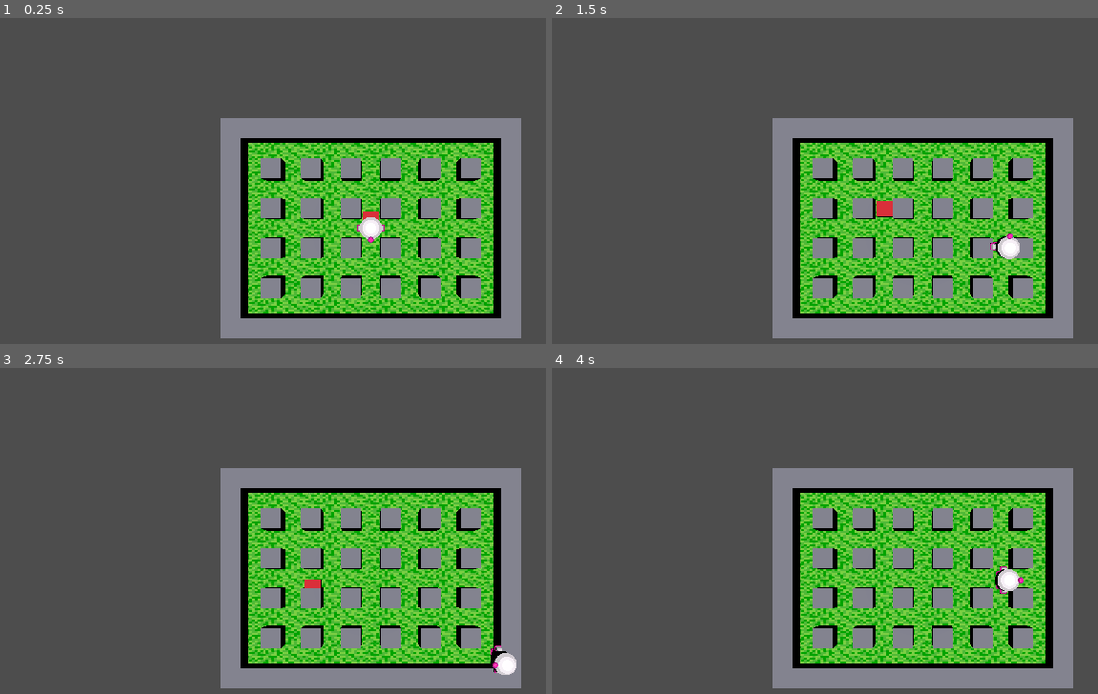
Above: before the commit, frames 1-4 (two rows, left to right).
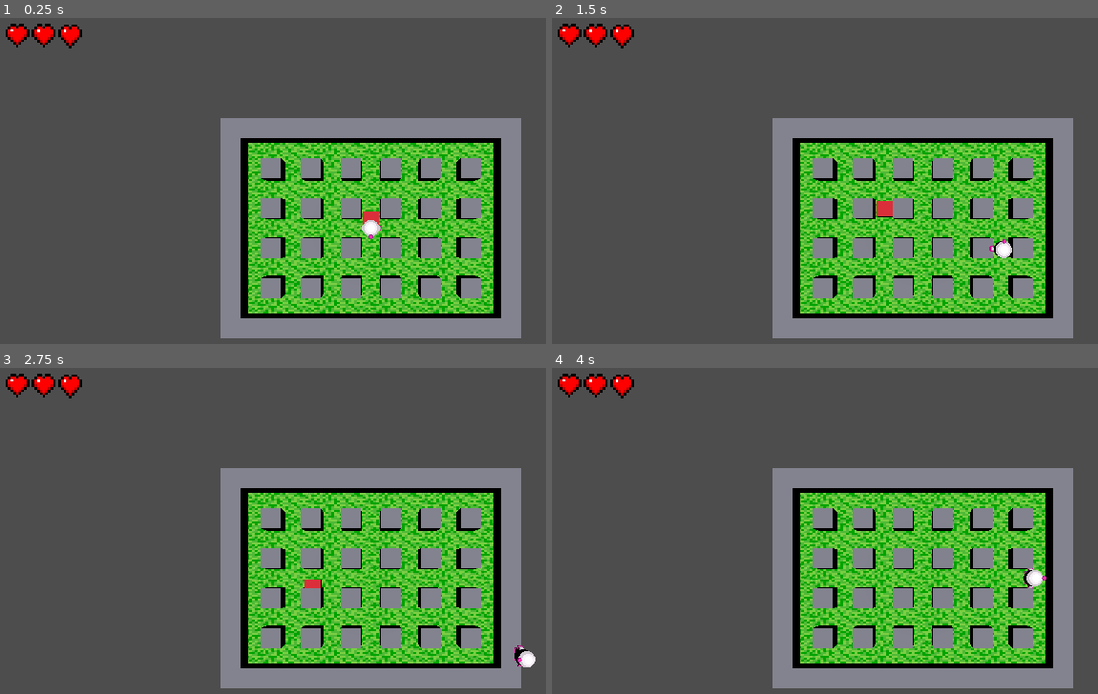
Above: after the commit, the same moments.

Repository: ESORRAL/TD2_Godot
Game: Godot game, scene res://main.tscn
Same seed, same stepped clock (60 frames per second), same inputs: the game is played once before the commit and once after it.
Inputs:
- Up to frame 1 (0.25 s): no input
- Up to frame 2 (1.5 s): tap Enter at 0.5 s; hold D (p_right) 0.53-1.28 s; hold S (p_down) from 1.28 s (still down)
- Up to frame 3 (2.75 s): release S (p_down) at 2.03 s; hold D (p_right) from 2.03 s (still down)
- Up to frame 4 (4 s): release D (p_right) at 2.78 s; hold W (p_up) 2.78-3.53 s; hold A (p_left) from 3.53 s (still down)

The runs differ from the first frame. In frame 1, 0.8% of the frame differs, in the area x 1-71%, y 1-70%; in frame 2, 0.9%; in frame 3, 1.1%, in the area x 1-99%, y 1-95%; in frame 4, 1.1%.

Commit message:
Ajout barre de vie

Diff:
--- a/bomber-man/Player/player.tscn
+++ b/bomber-man/Player/player.tscn
@@ -2,15 +2,58 @@
 
 [ext_resource type="Script" uid="uid://dabprlhnjaxia" path="res://Player/player.gd" id="1_l8h54"]
 [ext_resource type="PackedScene" uid="uid://d3mot6klylgig" path="res://assets/player/bombermandynablaster_tg-16pce.glb" id="2_4ntmi"]
+[ext_resource type="Texture2D" uid="uid://bkuyvg6haolms" path="res://assets/player/coeur.png" id="3_btcbx"]
 
 [sub_resource type="CapsuleShape3D" id="CapsuleShape3D_l4fat"]
 radius = 0.4
+height = 1.3753967
 
 [node name="Player" type="CharacterBody3D" unique_id=1991446174]
 script = ExtResource("1_l8h54")
 
 [node name="CollisionShape3D" type="CollisionShape3D" parent="." unique_id=2047444783]
+transform = Transform3D(1, 0, 0, 0, 1, 0, 0, 0, 1, 0, 0.59412587, 0)
 shape = SubResource("CapsuleShape3D_l4fat")
 
 [node name="Sketchfab_Scene" parent="." unique_id=48856966 instance=ExtResource("2_4ntmi")]
-transform = Transform3D(2, 0, 0, 0, 2, 0, 0, 0, 2, 0, 0, 0)
+transform = Transform3D(1.5, 0, 0, 0, 1.5, 0, 0, 0, 1.5, 0, 0, 0)
+
+[node name="HUD" type="CanvasLayer" parent="." unique_id=1705067820]
+
+[node name="Node2D" type="Node2D" parent="HUD" unique_id=377019116]
+
+[node name="TextureRect" type="TextureRect" parent="HUD/Node2D" unique_id=1744189475]
+custom_minimum_size = Vector2(30, 30)
+offset_left = 30.000004
+offset_top = 30.000008
+offset_right = 269.0
+offset_bottom = 180.0
+scale = Vector2(0.1, 0.1)
+texture = ExtResource("3_btcbx")
+expand_mode = 1
+stretch_mode = 3
+metadata/_edit_use_anchors_ = true
+
+[node name="TextureRect2" type="TextureRect" parent="HUD/Node2D" unique_id=1509590331]
+custom_minimum_size = Vector2(150, 0)
+offset_left = 65.00002
+offset_top = 26.00001
+offset_right = 406.00003
+offset_bottom = 261.0
+scale = Vector2(0.1, 0.1)
+texture = ExtResource("3_btcbx")
+expand_mode = 1
+stretch_mode = 3
+metadata/_edit_use_anchors_ = true
+
+[node name="TextureRect3" type="TextureRect" parent="HUD/Node2D" unique_id=645002571]
+custom_minimum_size = Vector2(300, 0)
+offset_left = 106.99999
+offset_top = 25.0
+offset_right = 407.0
+offset_bottom = 292.0
+scale = Vector2(0.1, 0.1)
+texture = ExtResource("3_btcbx")
+expand_mode = 1
+stretch_mode = 3
+metadata/_edit_use_anchors_ = true
Binary file added: bomber-man/assets/player/coeur.png
Not shown, added: bomber-man/assets/player/coeur.png.import
